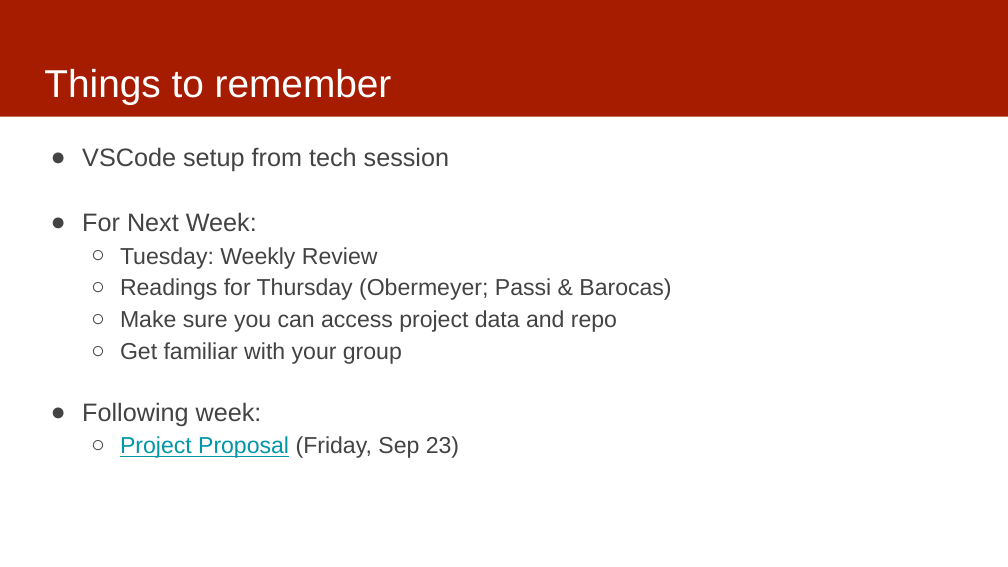
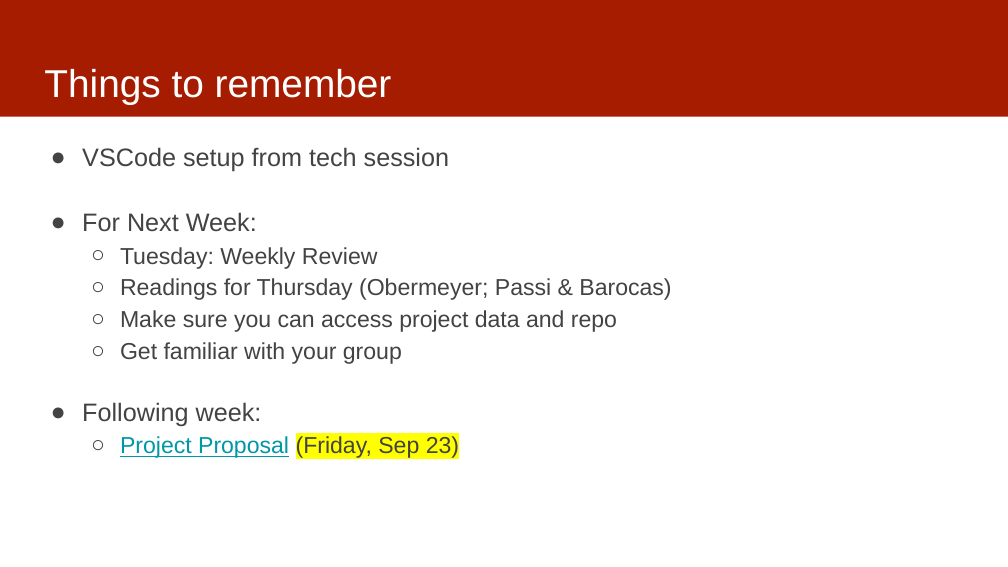
Before and after one commit to dssg/mlforpublicpolicylab, a slide deck: slide 19 of Lectures/03-casestudies.pptx. Drawn at 1008x567 pixels with LibreOffice and Linux fonts; fonts in the diff are those of the drawing. Boxes give left, top, right and bottom in pixels: in the first picture for what was removed or moved away, otherwise in the second. Text is boxed around its words. In the diff, an @@ line names an element or a change of style, - is before the commit and + after.

```diff
--- a/Lectures/03-casestudies.pptx
+++ b/Lectures/03-casestudies.pptx
@@ text at <box>120,436,459,458</box>: highlight none to #FFFF00 in "(Friday, Sep 23)" @@
```
Also in this commit, not shown: 3 other slides changed, 2 other files.
